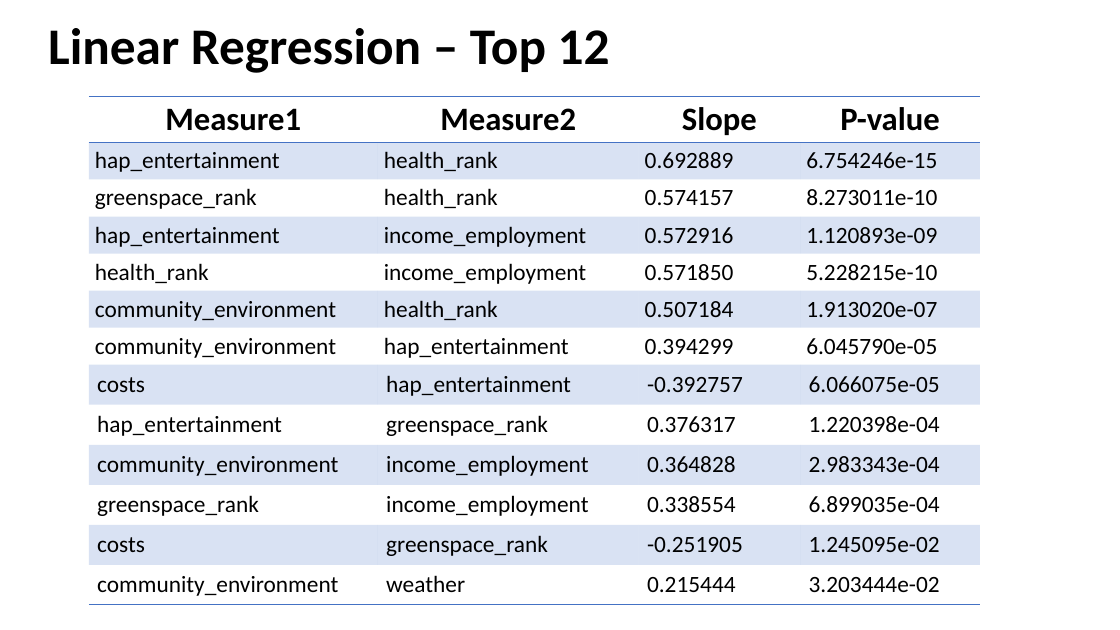
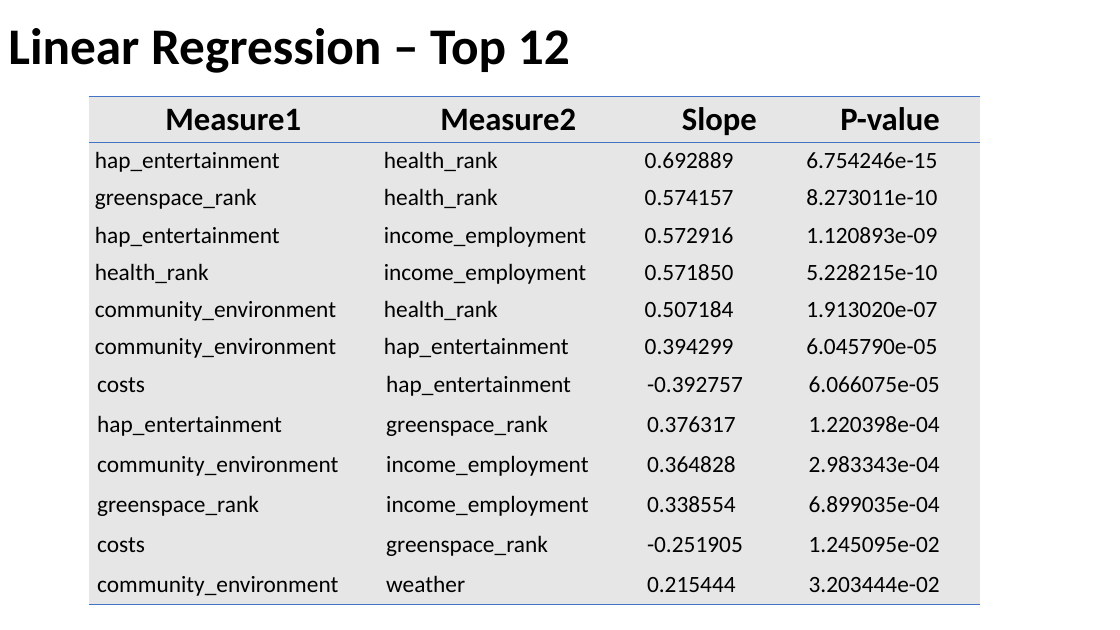
Before and after one commit to jamiedeguz/weatherornot, a slide deck: slide 8 of Presentation.pptx (slide 7 before the commit). Drawn at 1120x630 pixels with LibreOffice and Linux fonts; fonts in the diff are those of the drawing; background and template pictures are left out. Boxes give left, top, right and bottom in pixels: in the first picture for what was removed or moved away, otherwise in the second. Text is boxed around its words. In the diff, an @@ line names an element or a change of style, - is before the commit and + after.

```diff
--- a/Presentation.pptx
+++ b/Presentation.pptx
@@ text "Linear Regression – Top 12": place and size @@
-text "Linear Regression – Top 12" at [48,28,610,73]
+text "Linear Regression – Top 12" at [8,28,570,73]
@@ table at [89,97,981,606] @@
@@ fill none to #E7E6E6 in 28 cells @@
@@ fill #4472C4 at 20% opacity to #E7E6E6 in 24 cells @@
```
Also in this commit, not shown: 4 other slides changed, 4 slides added, 3 slides removed, 7 other files.
